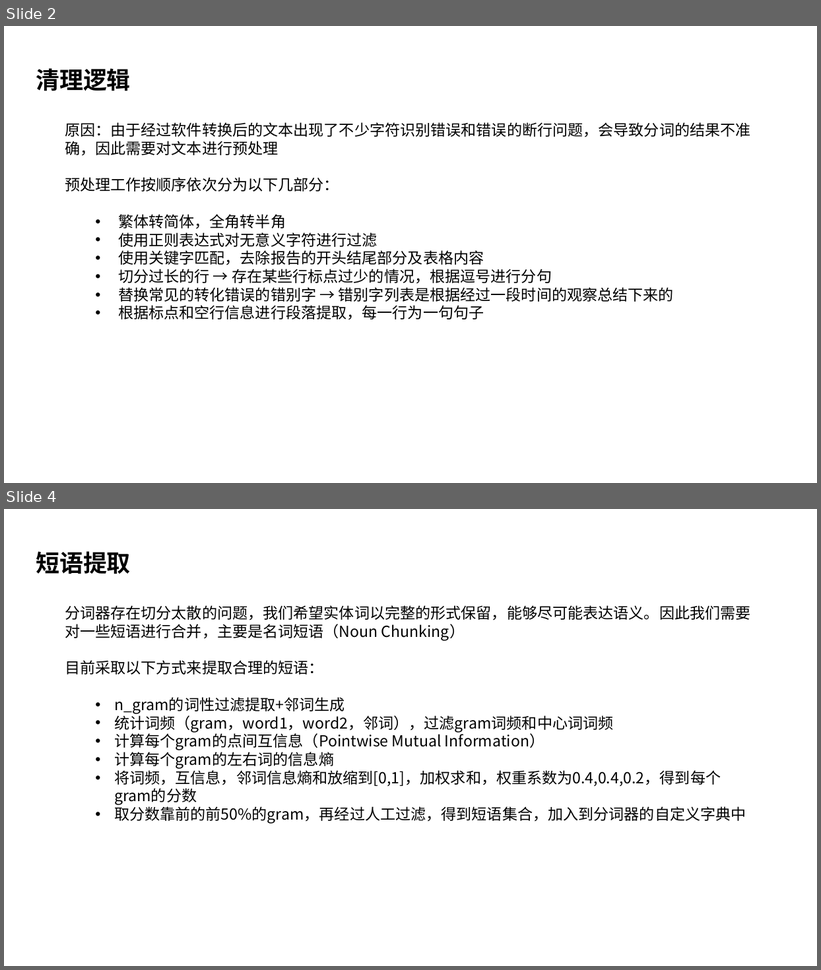
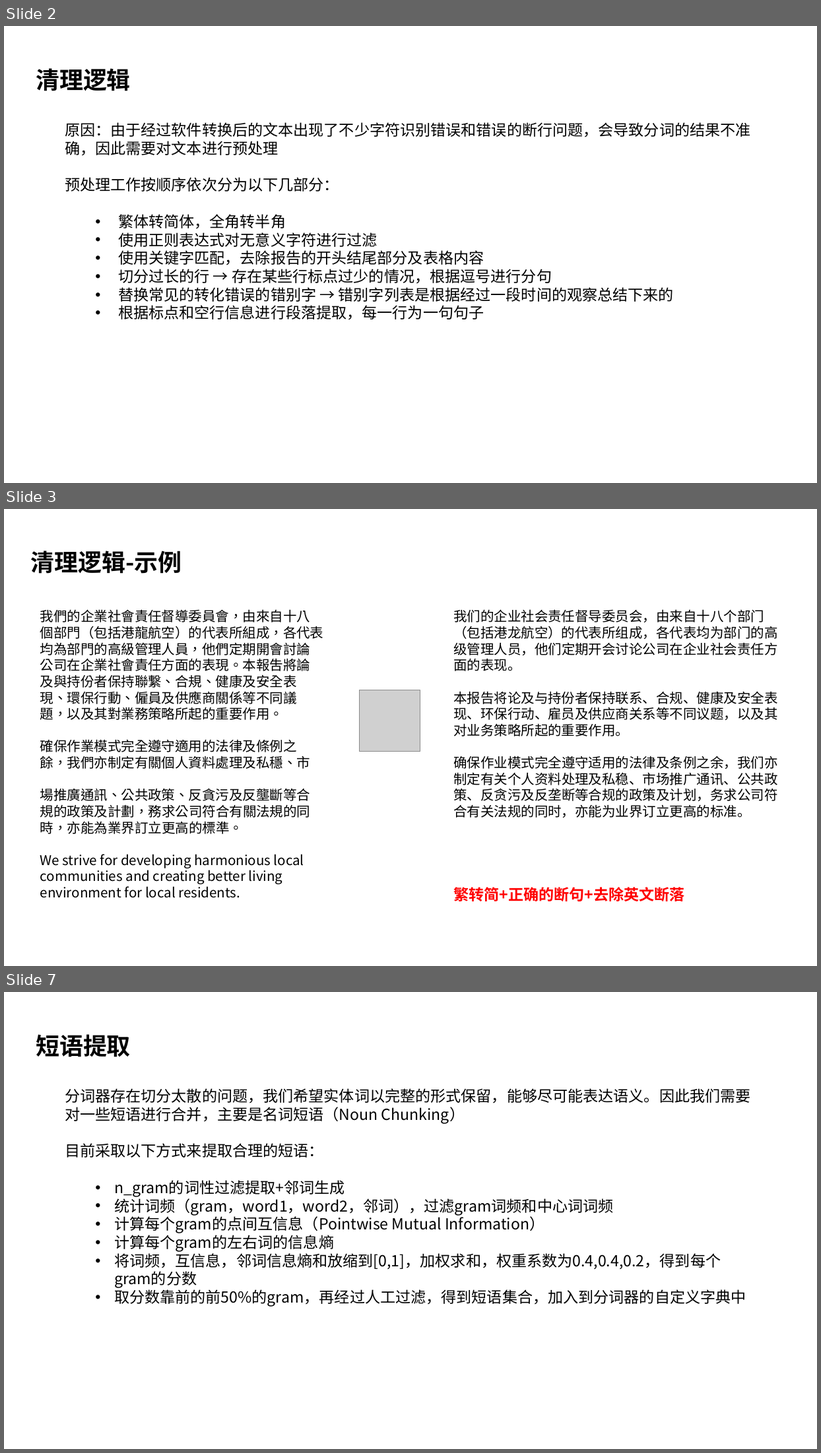
Before and after one commit to stevewyl/csr_report, a slide deck: CSR报告文本处理流程.pptx. Shown one above the other, each under a label of ours: slides 2 and 4 before the commit, slides 2, 3 and 7 after it; the slides between them are not shown. The pictures are 821x970 and 821x1453 pixels, drawn with LibreOffice and Linux fonts; fonts in the diff are those of the drawing; grey boxes stand for pictures. Boxes give left, top, right and bottom in pixels: in the first picture for what was removed or moved away, otherwise in the second. Text is boxed around its words. In the diff, an @@ line names an element or a change of style, - is before the commit and + after.

```diff
--- a/CSR报告文本处理流程.pptx
+++ b/CSR报告文本处理流程.pptx
@@ slide 3 added at <box>4,509,817,966</box>, background #FFFFFF @@
@@ text added at <box>31,551,182,574</box>, 28 pt, text #000000, bold @@
+清理逻辑-示例
@@ text added at <box>40,609,324,898</box>, 16 pt, text #000000 @@
+我們的企業社會責任督導委員會，由來自十八
+個部門（包括港龍航空）的代表所組成，各代表
+均為部門的高級管理人員，他們定期開會討論
+公司在企業社會責任方面的表現。本報吿將論
+及與持份者保持聯繋、合規、健康及安全表
+現、環保行動、僱員及供應商關係等不同議
+題，以及其對業務策略所起的重要作用。
+確保作業模式完全遵守適用的法律及條例之
+餘，我們亦制定有關個人資料處理及私穩、市
+場推廣通訊、公共政策、反貪污及反壟斷等合
+規的政策及計劃，務求公司符合有關法規的同
+時，亦能為業界訂立更高的標準。
+We strive for developing harmonious local
+communities and creating better living
+environment for local residents.
@@ text added at <box>453,609,778,818</box>, 16 pt, text #000000 @@
+我们的企业社会责任督导委员会，由来自十八个部门（包括港龙航空）的代表所组成，各代表均为部门的高级管理人员，他们定期开会讨论公司在企业社会责任方面的表现。
+本报告将论及与持份者保持联系、合规、健康及安全表现、环保行动、雇员及供应商关系等不同议题，以及其对业务策略所起的重要作用。
+确保作业模式完全遵守适用的法律及条例之余，我们亦制定有关个人资料处理及私稳、市场推广通讯、公共政策、反贪污及反垄断等合规的政策及计划，务求公司符合有关法规的同时，亦能为业界订立更高的标准。
@@ picture added at <box>360,690,420,751</box> @@
@@ text added at <box>453,887,685,902</box>, 18 pt, text #FF0000, bold @@
+繁转简+正确的断句+去除英文断落
@@ what was slide 4 is now slide 7 @@
```
Also in this commit, not shown: 5 slides changed, 6 other slides added, 1 slide removed, 31 other files.
